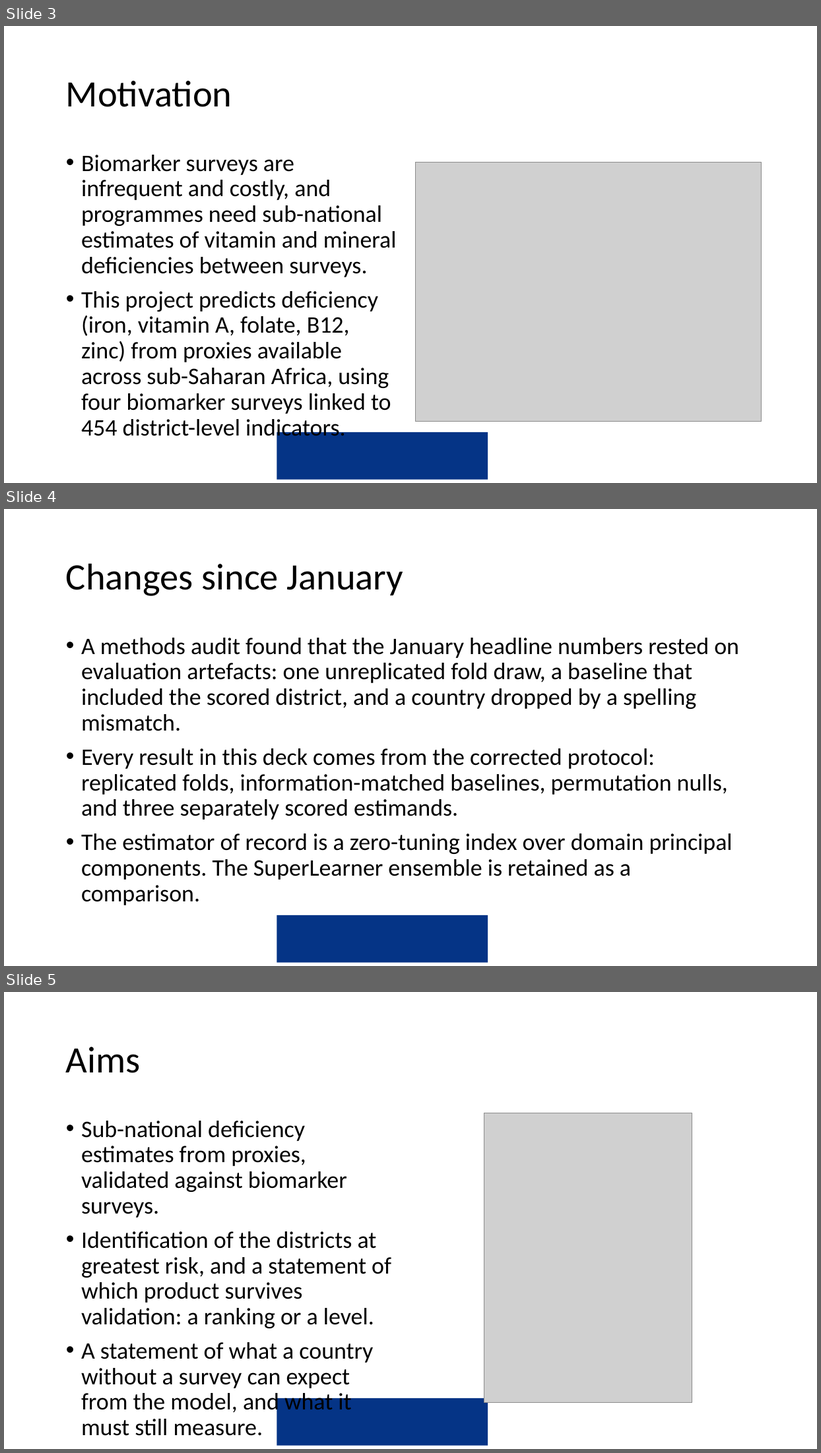
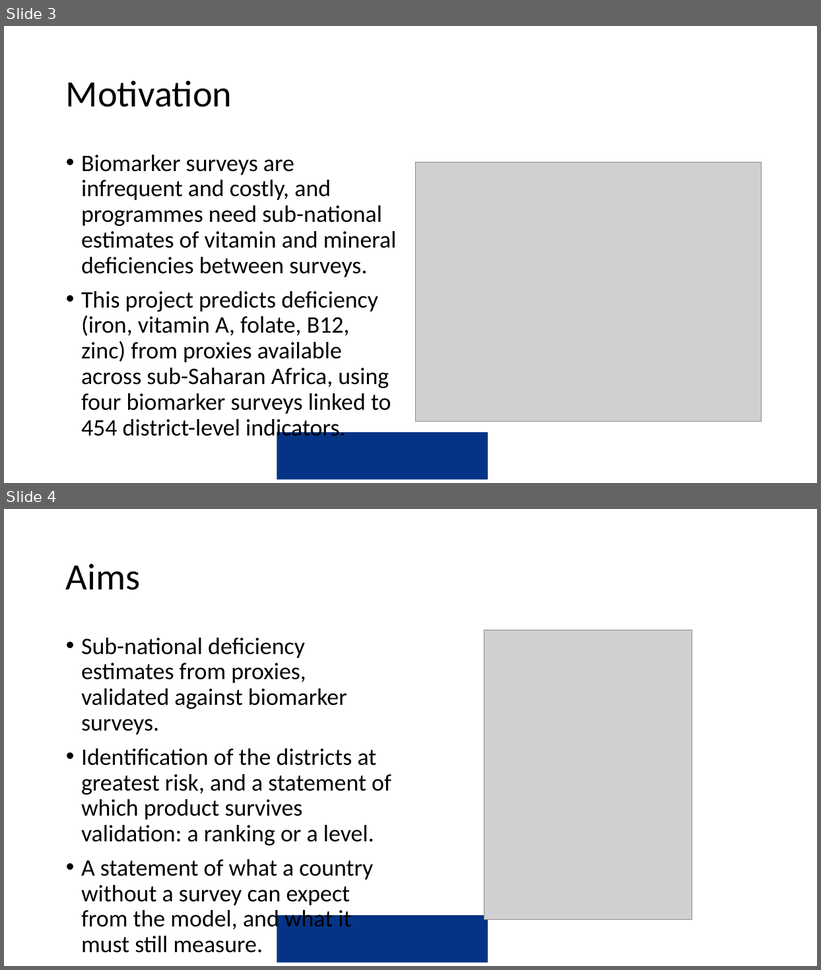
Before and after one commit to amertens/mn-prediction, a slide deck: docs/slides/MN-proxy-Ghana-presentation-2026-09.pptx. Shown one above the other, each under a label of ours: slides 3, 4 and 5 before the commit, slides 3 and 4 after it. The pictures are 821x1453 and 821x970 pixels, drawn with LibreOffice and Linux fonts; fonts in the diff are those of the drawing; grey boxes stand for pictures; background and template pictures are left out. Boxes give left, top, right and bottom in pixels: in the first picture for what was removed or moved away, otherwise in the second. Text is boxed around its words. In the diff, an @@ line names an element or a change of style, - is before the commit and + after.

```diff
--- a/docs/slides/MN-proxy-Ghana-presentation-2026-09.pptx
+++ b/docs/slides/MN-proxy-Ghana-presentation-2026-09.pptx
@@ slide 4 removed at <box>4,509,817,966</box>, background #FFFFFF; not listed: 1 template element that a slide beside it also shows @@
@@ title removed at <box>66,563,404,596</box> @@
-Changes since January
@@ text removed at <box>81,638,739,906</box> @@
-• A methods audit found that the January headline numbers rested on evaluation artefacts: one unreplicated fold draw, a baseline that included the scored district, and a country dropped by a spelling mismatch.
-• Every result in this deck comes from the corrected protocol: replicated folds, information-matched baselines, permutation nulls, and three separately scored estimands.
-• The estimator of record is a zero-tuning index over domain principal components. The SuperLearner ensemble is retained as a comparison.
@@ what was slide 5 is now slide 4 @@
```
Also in this commit, not shown: 1 other file.
